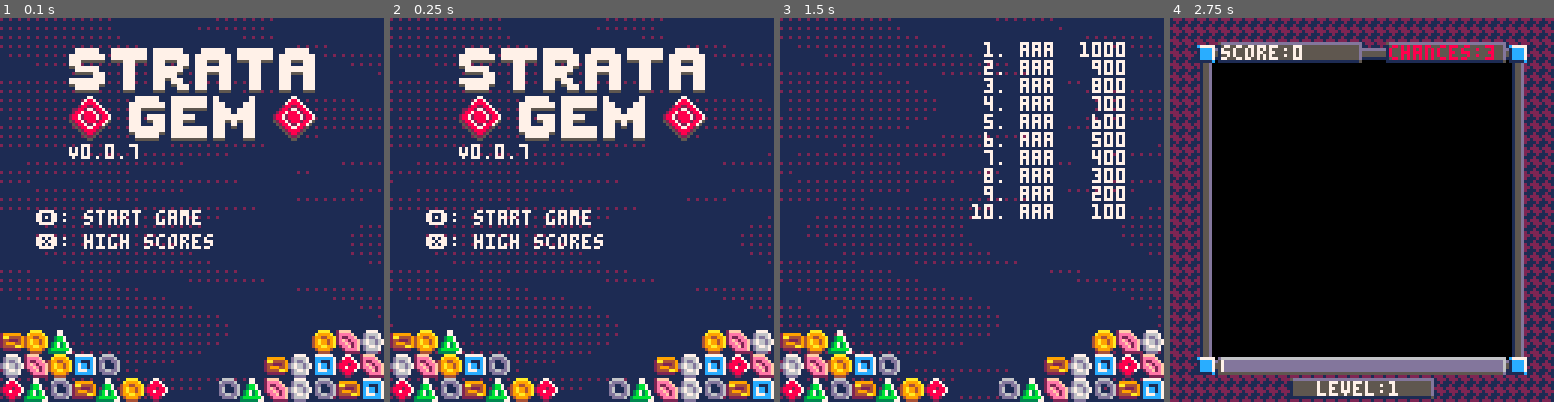
Above: before the commit, frames 1-4 (left to right).
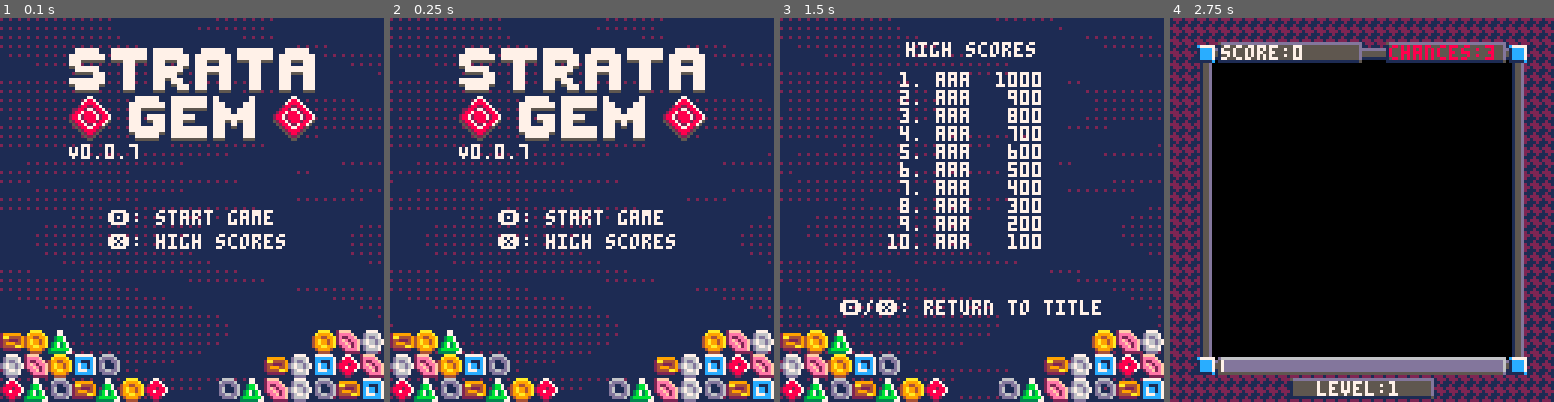
Above: after the commit, the same moments.

Repository: vm70/stratagem
Game: PICO-8 cartridge stratagem.p8
Same seed, same stepped clock (60 frames per second), same inputs: the game is played once before the commit and once after it.
Inputs:
- Up to frame 1 (0.1 s): no input
- Up to frame 2 (0.25 s): no input
- Up to frame 3 (1.5 s): tap X (X key) at 0.33, 1.07 s; tap O (Z key) at 0.7 s
- Up to frame 4 (2.75 s): hold Right 1.6-2.1 s; tap O (Z key) at 1.7, 2.1, 2.5 s; tap X (X key) at 1.85 s; hold Up 2.15-2.42 s; hold Right from 2.47 s (still down)

The runs differ from the first frame. In frame 1, 1.9% of the frame differs, in the area x 9-75%, y 50-61%; in frame 2, 1.9%; in frame 3, 9.8%, in the area x 15-90%, y 6-78%; in frame 4, nothing differs.

Commit message:
Center leaderboard and title screen text

Diff:
--- a/stratagem.lua
+++ b/stratagem.lua
@@ -458,12 +458,16 @@
 
 --- draw the leaderboard
 function DrawLeaderboard()
+	-- 11 chars * 3 + 10 gaps = 43 px
+	print("high scores", 42, 8, 7)
 	for i, score in ipairs(Leaderboard) do
 		-- use the format "XX. AAA: #####" for each score
+		-- 14 chars * 3 + 13 gaps = 55 px
 		local padded_place = LeftPad(tostr(i), " ", 2) .. ". "
 		local padded_score = LeftPad(tostr(score.score), " ", 5)
-		print(padded_place .. score.initials .. " " .. padded_score, 64, 2 + 6 * i, 7)
-	end
+		print(padded_place .. score.initials .. " " .. padded_score, 36, 12 + 6 * i, 7)
+	end
+	print("\142/\151: return to title", 20, 94, 7)
 end
 
 -- Draw the title screen
@@ -485,8 +489,8 @@
 		TITLE_SPRITE.y_offset + TITLE_SPRITE.height + 1,
 		7
 	)
-	print("\142: start game", 12, 64, 7)
-	print("\151: high scores", 12, 72, 7)
+	print("\142: start game", 36, 64, 7)
+	print("\151: high scores", 36, 72, 7)
 end
 
 --- Increase the player level and perform associated actions
--- a/stratagem.p8
+++ b/stratagem.p8
@@ -461,12 +461,16 @@
 
 --- draw the leaderboard
 function DrawLeaderboard()
+	-- 11 chars * 3 + 10 gaps = 43 px
+	print("high scores", 42, 8, 7)
 	for i, score in ipairs(Leaderboard) do
 		-- use the format "XX. AAA: #####" for each score
+		-- 14 chars * 3 + 13 gaps = 55 px
 		local padded_place = LeftPad(tostr(i), " ", 2) .. ". "
 		local padded_score = LeftPad(tostr(score.score), " ", 5)
-		print(padded_place .. score.initials .. " " .. padded_score, 64, 2 + 6 * i, 7)
-	end
+		print(padded_place .. score.initials .. " " .. padded_score, 36, 12 + 6 * i, 7)
+	end
+	print("🅾️/❎: return to title", 20, 94, 7)
 end
 
 -- Draw the title screen
@@ -488,8 +492,8 @@
 		TITLE_SPRITE.y_offset + TITLE_SPRITE.height + 1,
 		7
 	)
-	print("🅾️: start game", 12, 64, 7)
-	print("❎: high scores", 12, 72, 7)
+	print("🅾️: start game", 36, 64, 7)
+	print("❎: high scores", 36, 72, 7)
 end
 
 --- Increase the player level and perform associated actions
